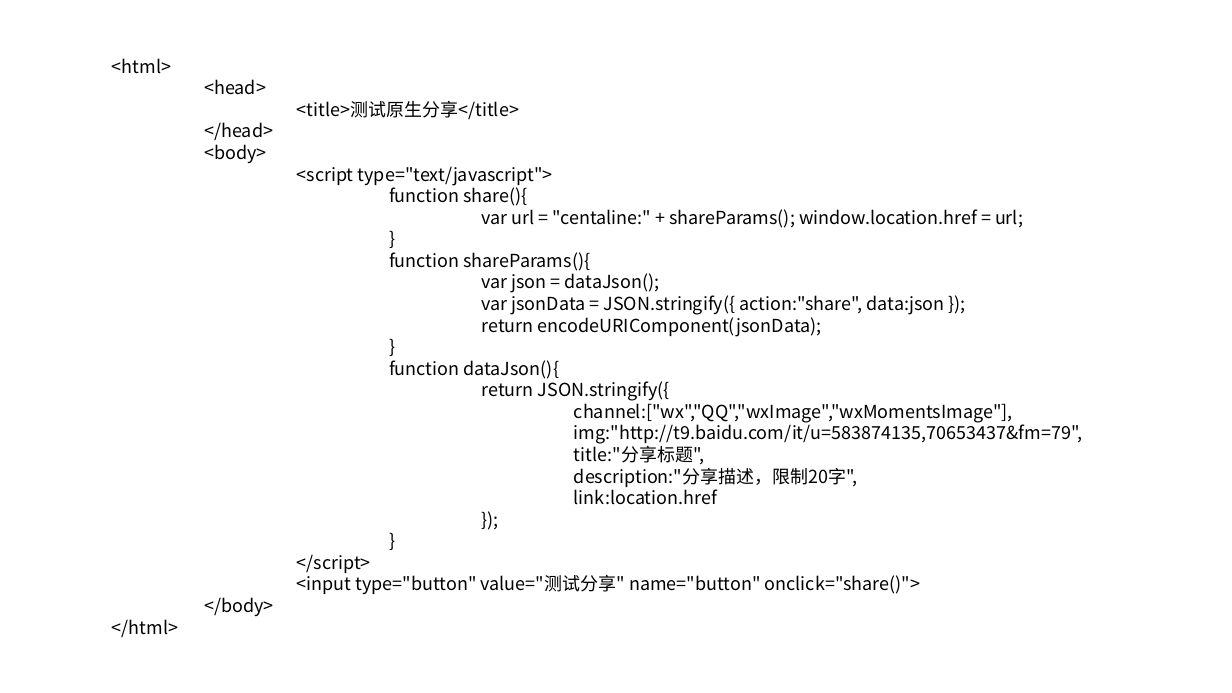
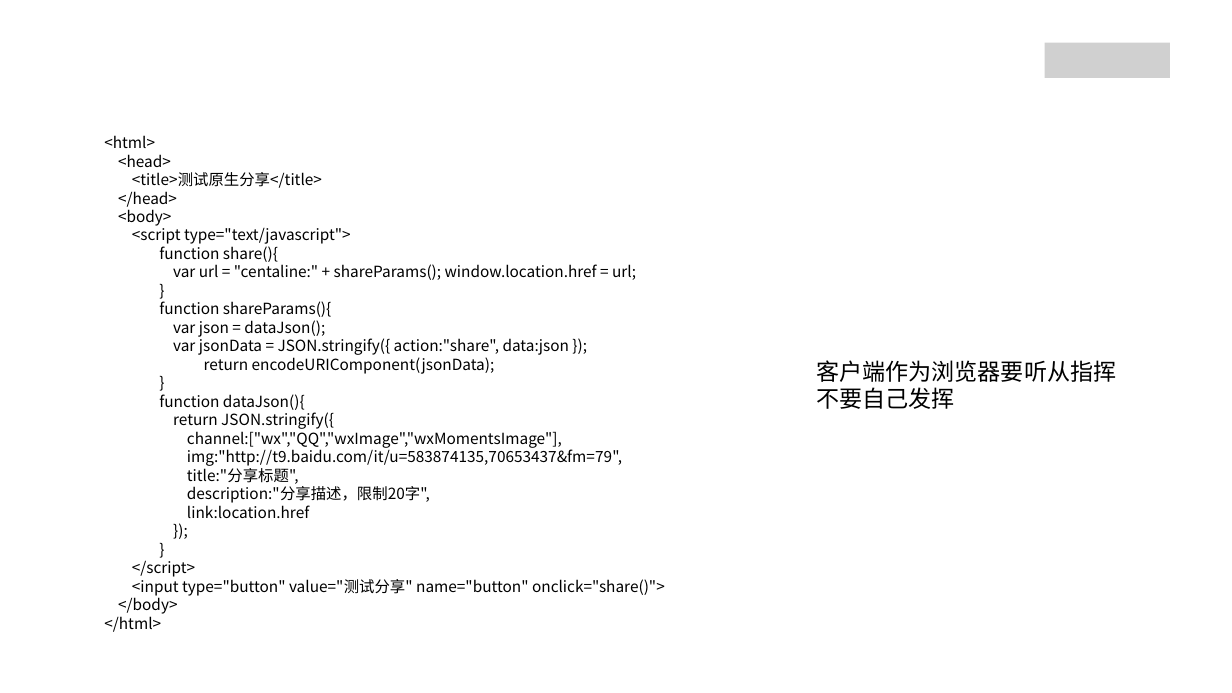
Before and after one commit to Andy888888/Mobile_Develop_Res, a slide deck: slide 8 of PPT/燕文强2020-2021年度述职报告.pptx. Drawn at 1232x693 pixels with LibreOffice and Linux fonts; fonts in the diff are those of the drawing; grey boxes stand for pictures. Boxes give left, top, right and bottom in pixels: in the first picture for what was removed or moved away, otherwise in the second. Text is boxed around its words. In the diff, an @@ line names an element or a change of style, - is before the commit and + after.

```diff
--- a/PPT/燕文强2020-2021年度述职报告.pptx
+++ b/PPT/燕文强2020-2021年度述职报告.pptx
@@ picture added at (1045, 43, 1171, 78) @@
@@ text "<html>": place and size @@
-text "<html>" at (112, 58, 1083, 594)
+text "<html>" at (104, 135, 665, 632)
@@ text "<html>" at (104, 135, 665, 632): size 14 to 12 pt @@
@@ text added at (816, 360, 1116, 409), 18 pt, text #000000 @@
+客户端作为浏览器要听从指挥
+不要自己发挥
```
Also in this commit, not shown: 27 other slides changed, 9 slides added, 8 slides removed.
